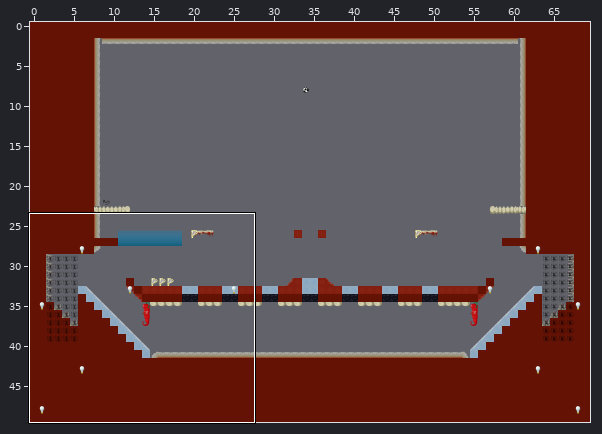
A Tiled map gets an edit: data/assets/Maps/The_Match.tmx. The picture above shows the old version from afar; the outline marks the close-up.
Close-up. The starting point:
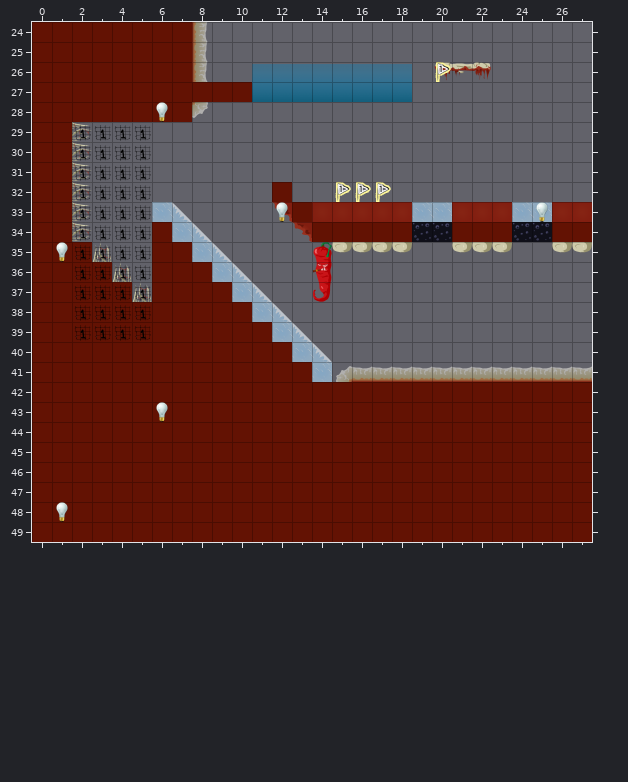
Cells are 64x64 px. Shown: x 0..27, y 24..49. The commit also changed other parts of the map, which this record leaves out.
After the commit:
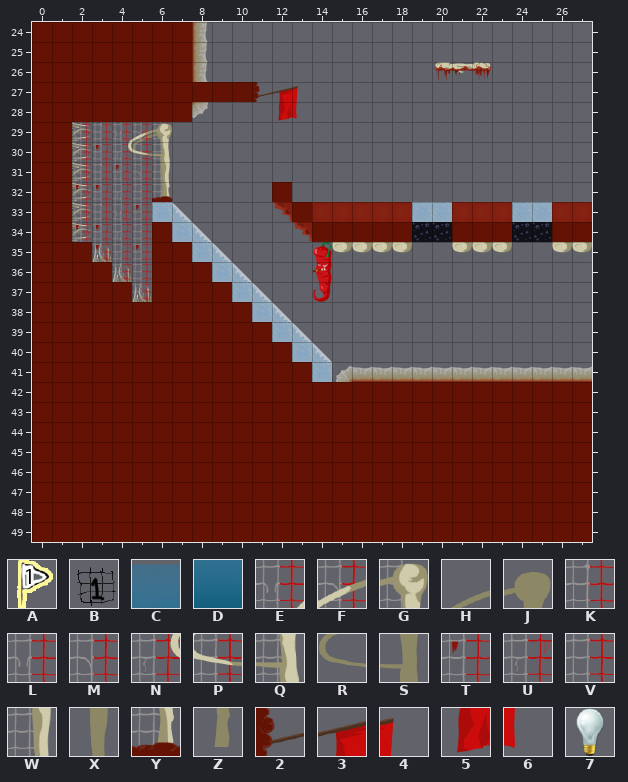
Key: from "PlatformFlags": A 0 "Zoomzoom"; from "Spawns": B 6; from "Water": C 0 "Water", D 1; from "goalpost": E 0, F 1, G 2, H 3, J 4, K 5, L 6, M 7, N 8, P 9, Q 10, R 11, S 12, T 13, U 14, V 15, W 18, X 20, Y 26, Z 28, 2 37, 3 38, 4 39, 5 46, 6 47; from "light": 7 0.
_ is an empty cell.
Tiles of an added or newly shown layer are drawn over the layers below it.
See-through tiles are keyed as they look on the map.
Diff:
Layer "Background0" (added):
y 29: x 5..6 __ -> HJ
y 30: x 5..6 __ -> RS
y 31: x 6 _ -> X
y 32: x 6 _ -> Z
Layer "Level":
y 26: x 11..18 CCCCCCCC -> ________
y 27: x 11..18 DDDDDDDD -> ________
y 32: x 15..17 AAA -> ___
Layer "Foreground0" (added):
y 27: x 11..13 ___ -> 234
y 28: x 12..13 __ -> 56
y 29: x 2..6 _____ -> KKEFG
y 30: x 2..6 _____ -> KTNPQ
y 31: x 2..6 _____ -> KKTMW
y 32: x 2..6 _____ -> TTUVY
y 33: x 2..5 ____ -> KKLT
y 34: x 2..5 ____ -> TTUV
y 35: x 3..5 ___ -> TUT
y 36: x 4..5 __ -> UV
y 37: x 5 _ -> V
Layer "Flags" (now hidden):
y 26: x 20 A -> _
y 28: x 6 7 -> _
y 29..32: x 2..5 BBBB -> ____
y 33: x 2..5 BBBB -> ____; x 12 7 -> _; x 25 7 -> _
y 34: x 2..5 BBBB -> ____
y 35: x 1..5 7BBBB -> _____
y 36..39: x 2..5 BBBB -> ____
y 43: x 6 7 -> _
y 48: x 1 7 -> _
Pixel boxes of the changes (left, top, right, bottom) in both close-ups:
changed: (252, 64, 412, 121)
removed: (435, 62, 451, 82)
changed: (56, 102, 172, 341)
removed: (335, 182, 391, 202)
removed: (276, 202, 288, 222)
removed: (536, 202, 548, 222)
removed: (156, 402, 168, 422)
removed: (56, 502, 68, 522)
